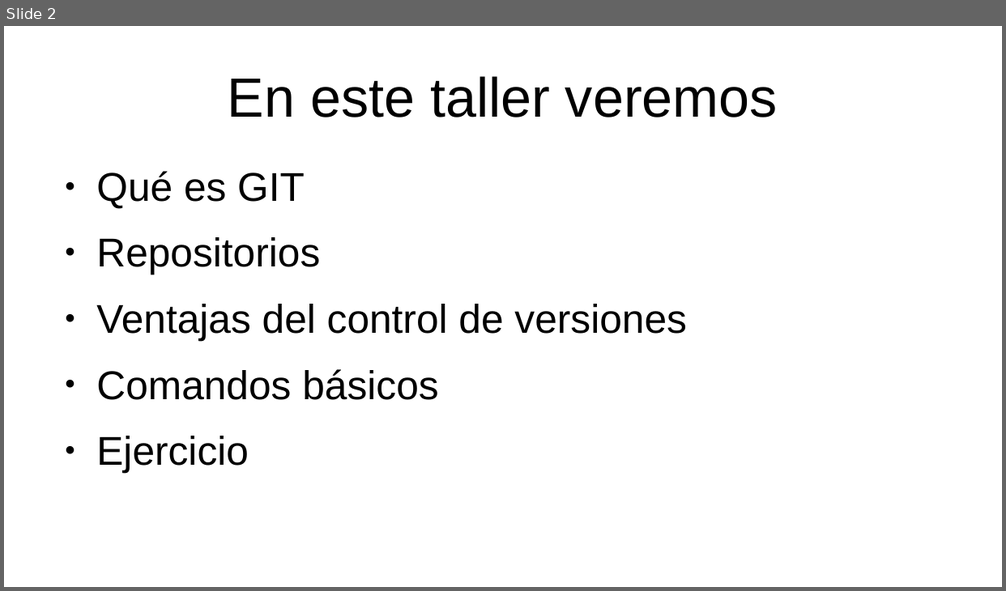
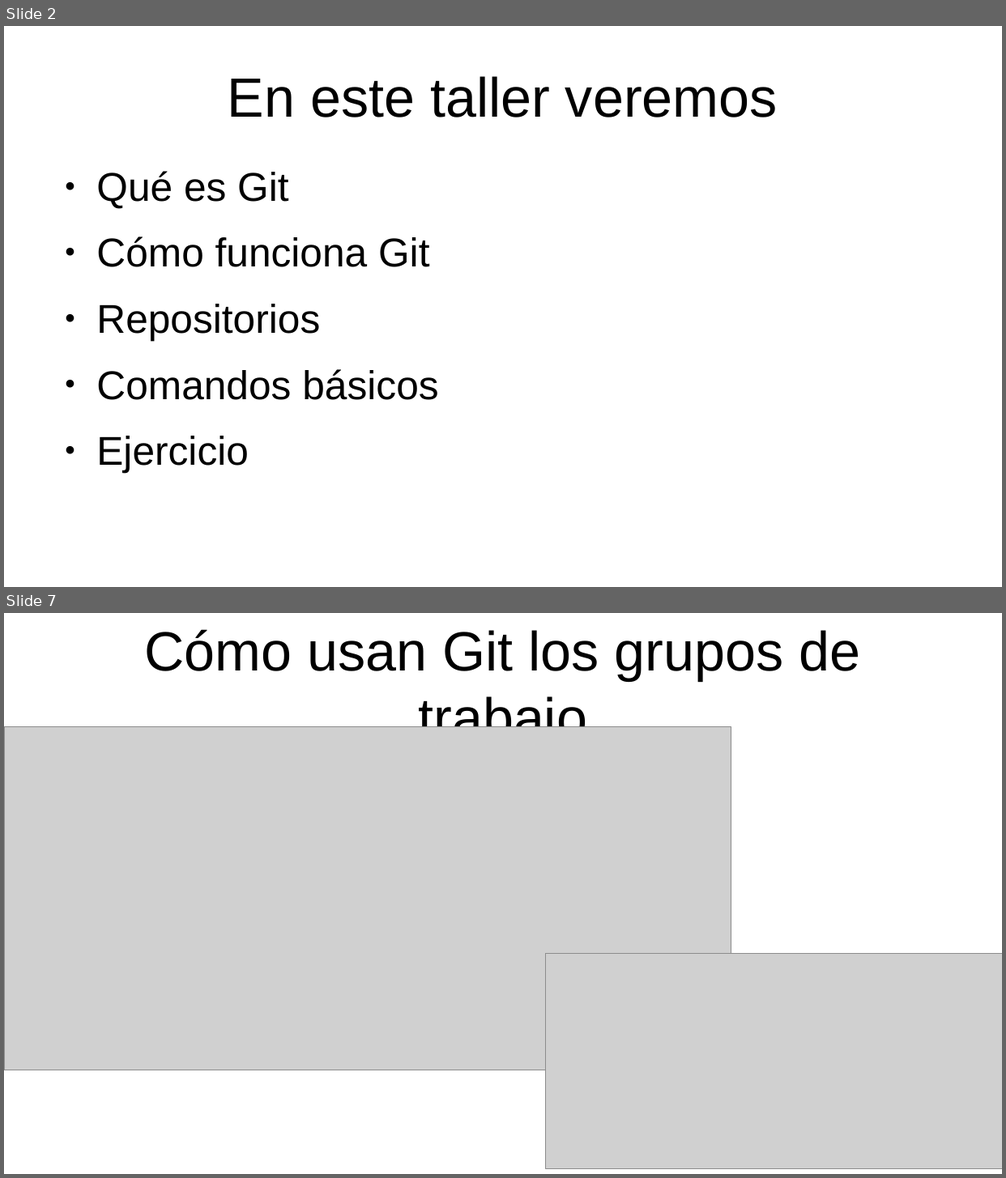
Before and after one commit to p4b10r/git-basico, a slide deck: TALLER GIT.odp. Shown one above the other, each under a label of ours: slide 2 before the commit, slides 2 and 7 after it; the slides between them are not shown. The pictures are 1006x591 and 1006x1178 pixels, drawn with LibreOffice and Linux fonts; fonts in the diff are those of the drawing; grey boxes stand for pictures. Boxes give left, top, right and bottom in pixels: in the first picture for what was removed or moved away, otherwise in the second. Text is boxed around its words. In the diff, an @@ line names an element or a change of style, - is before the commit and + after.

```diff
--- a/TALLER GIT.odp
+++ b/TALLER GIT.odp
@@ slide 7 added at [4, 613, 1002, 1174], background #FFFFFF @@
@@ title added at [144, 629, 860, 727], 44 pt, text #000000 @@
+Cómo usan Git los grupos de trabajo
@@ picture added at [4, 727, 731, 1071] @@
@@ picture added at [546, 953, 1002, 1169] @@
@@ slide 2 changed as well @@
@@ text at [96, 171, 429, 267]: text changed @@
-● Qué es GIT
+● Qué es Git
+● Cómo funciona Git
@@ text at [96, 304, 687, 340]: paragraph removed @@
-● Ventajas del control de versiones
```
Also in this commit, not shown: 1 other slide changed, 11 other slides added, 9 other files.
